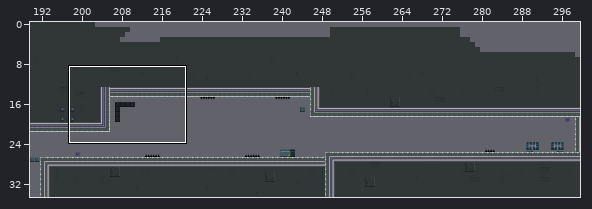
Two states of a Tiled map, android/assets/levels/level12.tmx. The picture above shows the old version from afar; the outline marks the close-up.
Close-up. Earlier state:
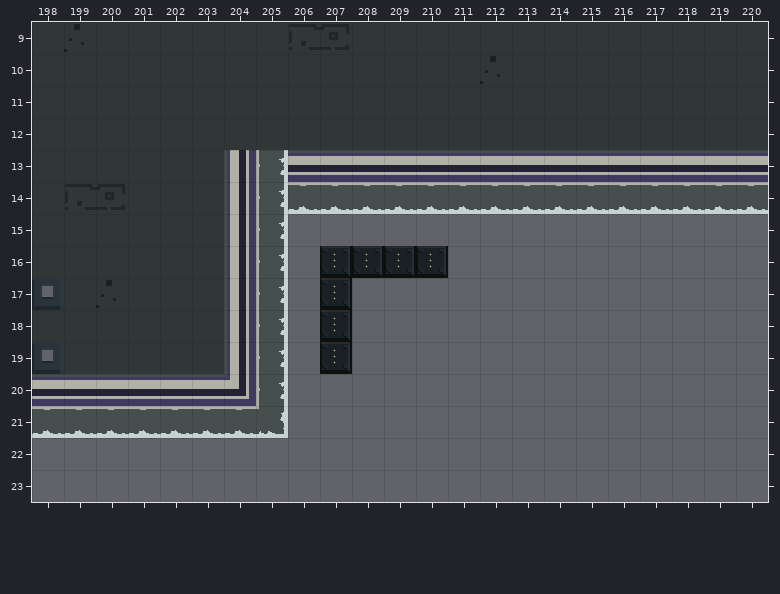
Cells are 32x32 px. Shown: x 198..220, y 9..23. The commit also changed other parts of the map, which this record leaves out. Tiles whose own drawing changed are shown in their newer look in all pictures.
Once edited:
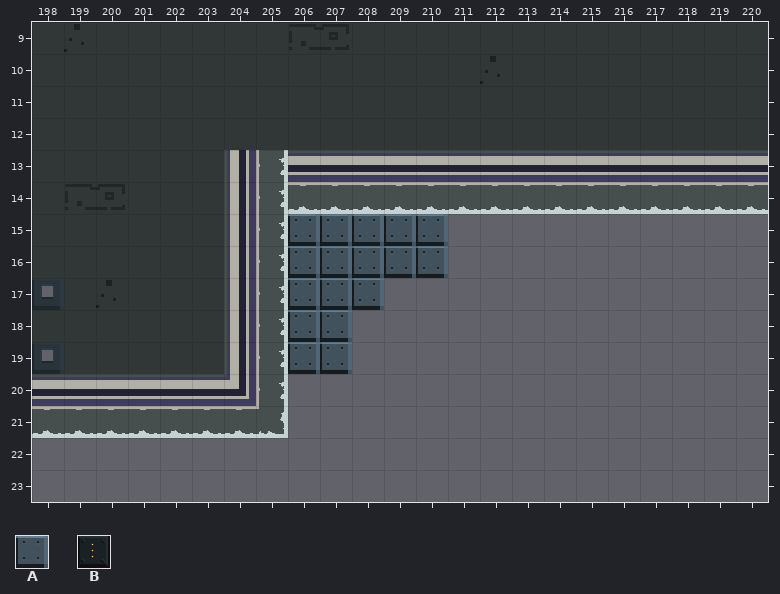
Key: from "tileset": A 37, B 132.
_ is an empty cell.
Tiles replaced or removed in this view: B.
Difference:
Changed rows in their new state; . is an unchanged cell.
Layer "Platform":
first column x 206:
15 AAAAA
16 AAAAA
17 AAA..
18 AA...
19 AA...
Boxes around the changes in both close-ups, in picture pixels (x1, y1, x2, y2):
changed: (288, 214, 448, 374)
